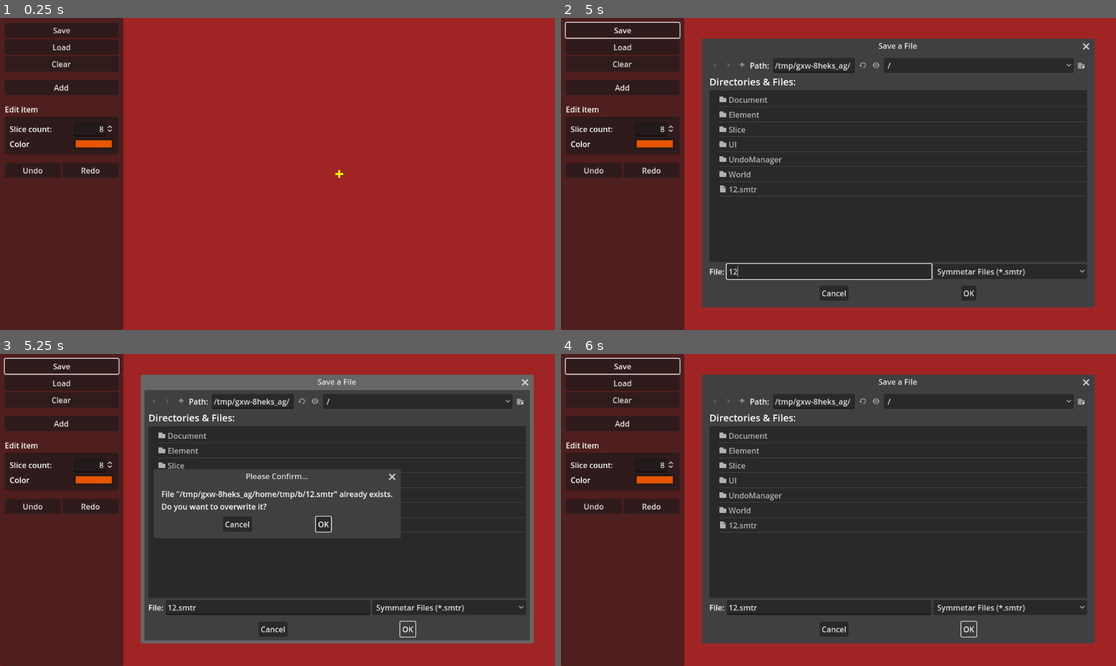
Above: before the commit, frames 1-4 (two rows, left to right).
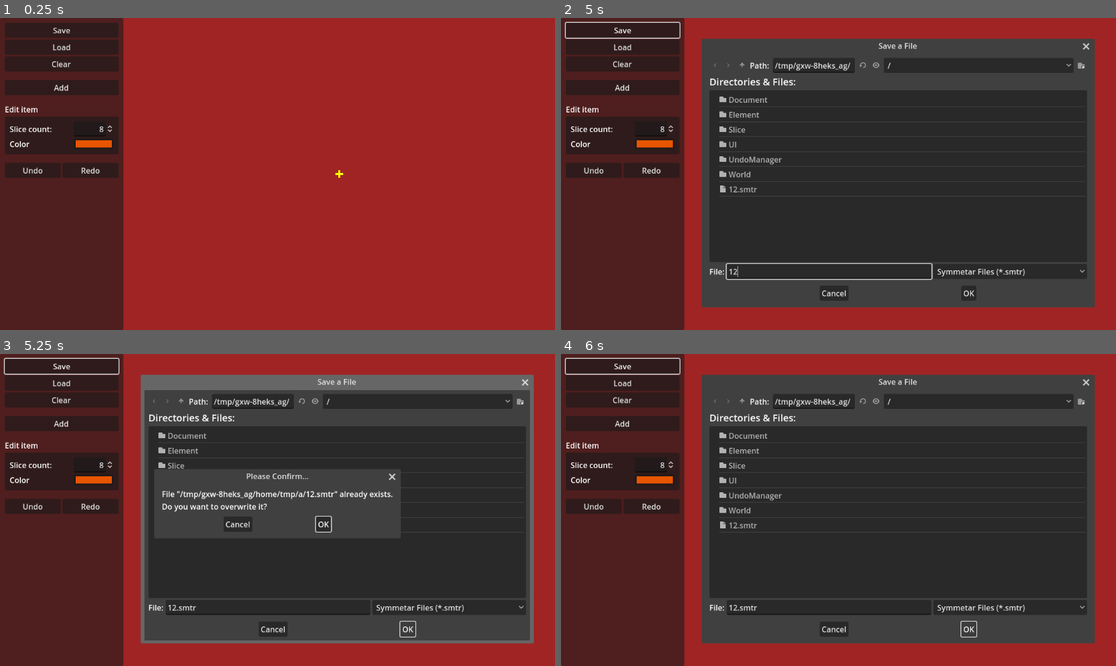
Above: after the commit, the same moments.

Repository: zoeesilcock/symmetar
Game: Godot game, scene res://Main.tscn
Same seed, same stepped clock (60 frames per second), same inputs: the game is played once before the commit and once after it.
Inputs (mouse positions are in pixels of both pictures, inside the frame that each line leads up to):
- Up to frame 1 (0.25 s): no input
- Up to frame 2 (5 s): click "Clear" at 0.5 s; click "Add" at 1.25 s; click "Undo" at 2 s; click "Redo" at 2.75 s; click "Save" at 3.5 s; click (827, 270) at 4.27 s; type "12" at 4.35 s
- Up to frame 3 (5.25 s): click "OK" at 5 s
- Up to frame 4 (6 s): click "OK" at 5.75 s

Frames 1-2 are identical in both runs. In frame 3, 0.7% of the frame differs, in the area x 29-71%, y 38-56%; in frame 4, nothing differs.

Commit message:
Better maintain pivot position when scaling slices

Diff:
--- a/Slice/Slice.gd
+++ b/Slice/Slice.gd
@@ -195,8 +195,12 @@
 func _scaling_updated(_event : InputEvent, world_position : Vector2) -> void:
 	var pixel_distance : Vector2 = (scaling_start_position - world_position).rotated(-rotation) * scaling_direction
 	var distance : Vector2 = (pixel_distance / initial_size) * initial_scale
-	polygon.scale = initial_scale + distance * 2
-	polygon.position = initial_posisition + pixel_distance * Vector2.DOWN # TODO: Why magic??
+
+	if scaling_direction == Vector2.LEFT or scaling_direction == Vector2.RIGHT:
+		polygon.scale = initial_scale + distance * 2
+	else:
+		polygon.scale = initial_scale + distance
+		polygon.position = initial_posisition + pixel_distance / 2 * Vector2.DOWN
 
 	_update_widget_positions()
 	scaling_changed.emit(slice_index)
